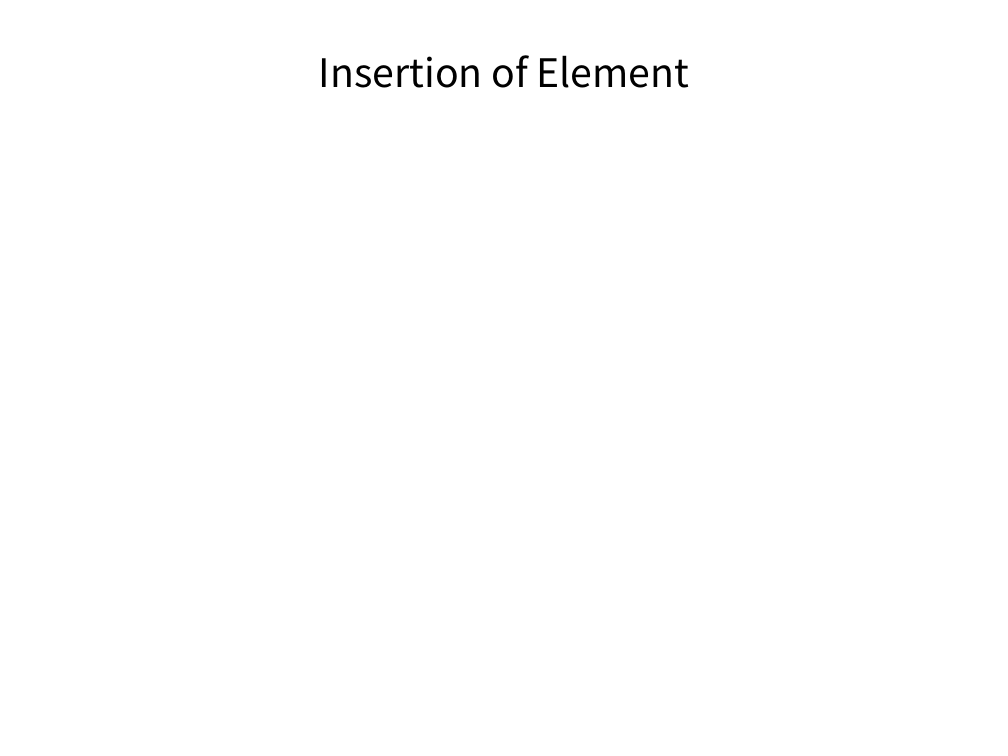
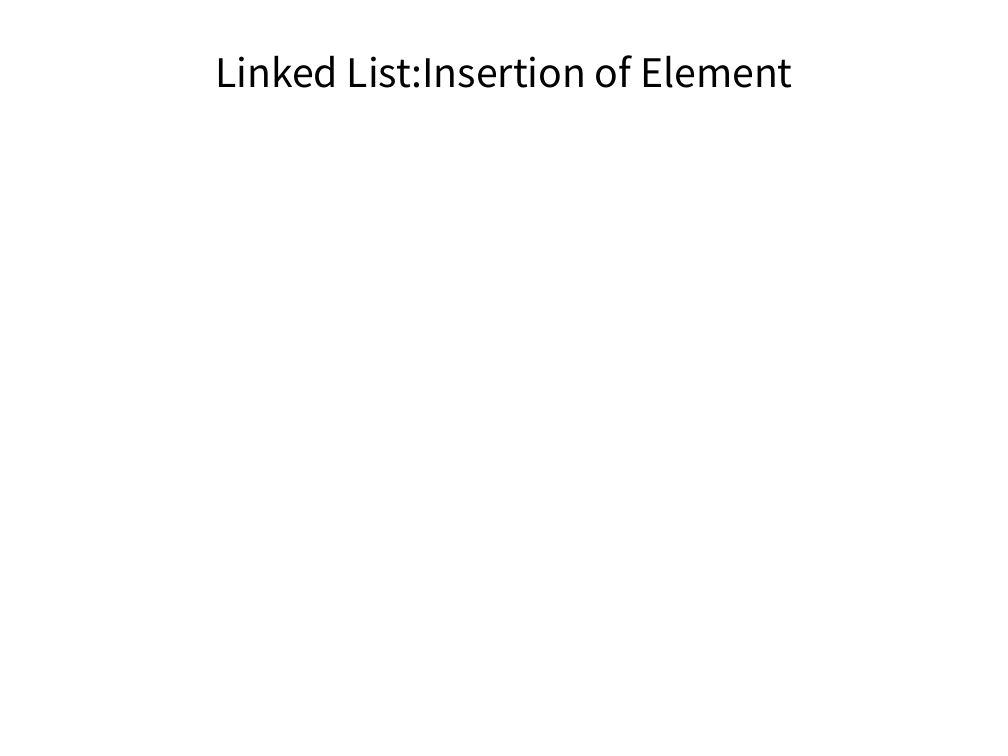
Before and after one commit to pankajfri/Training-Materials, a slide deck: slide 13 of Objected Oriented Programming Concepts Using C++ & Data Structures/Data Structures.pptx. Drawn at 1008x756 pixels with LibreOffice and Linux fonts; fonts in the diff are those of the drawing; background and template pictures are left out. Boxes give left, top, right and bottom in pixels: in the first picture for what was removed or moved away, otherwise in the second. Text is boxed around its words. In the diff, an @@ line names an element or a change of style, - is before the commit and + after.

Commit message:
modified DS

```diff
--- a/Objected Oriented Programming Concepts Using C++ & Data Structures/Data Structures.pptx
+++ b/Objected Oriented Programming Concepts Using C++ & Data Structures/Data Structures.pptx
@@ title at (215, 55, 792, 88): text changed @@
-Insertion of Element
+Linked List:Insertion of Element
```
Also in this commit, not shown: 2 other slides changed.
